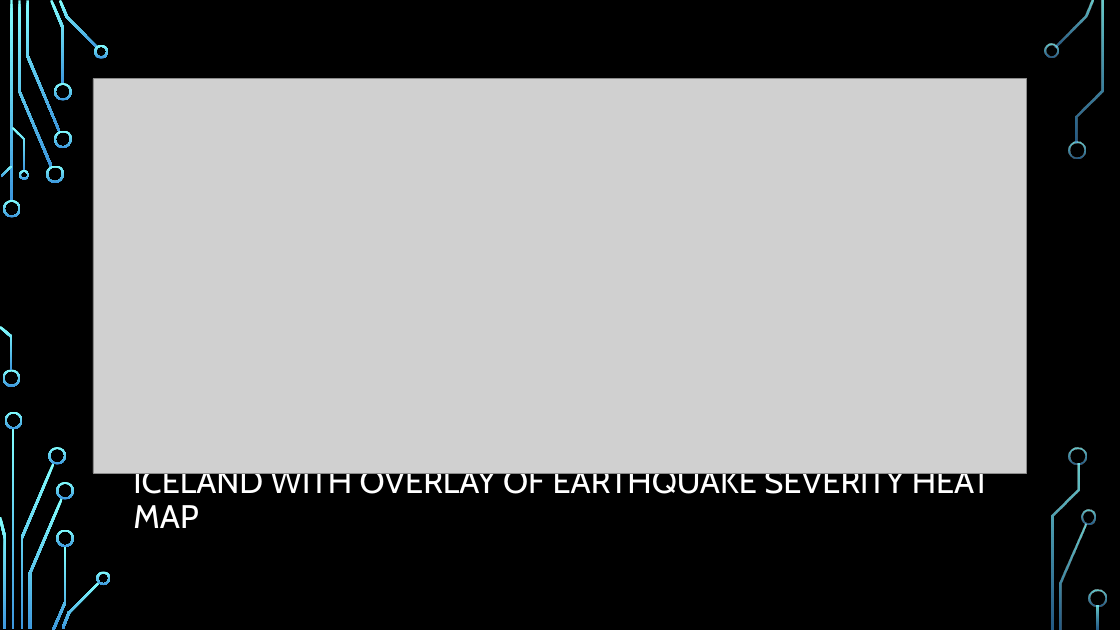
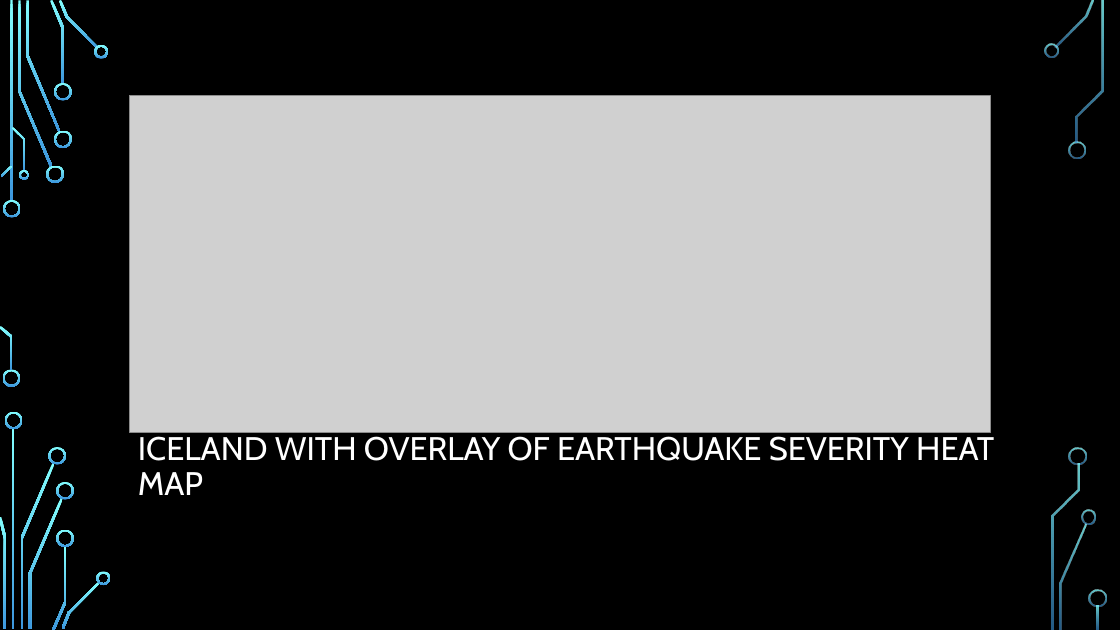
Before and after one commit to kennknisley/project-one-back, a slide deck: slide 5 of Iceland_presentation.pptx. Drawn at 1120x630 pixels with LibreOffice and Linux fonts; fonts in the diff are those of the drawing; grey boxes stand for pictures; background and template pictures are left out. Boxes give left, top, right and bottom in pixels: in the first picture for what was removed or moved away, otherwise in the second. Text is boxed around its words. In the diff, an @@ line names an element or a change of style, - is before the commit and + after.

```diff
--- a/Iceland_presentation.pptx
+++ b/Iceland_presentation.pptx
@@ picture: place and size @@
-picture at [93, 79, 1028, 474]
+picture at [129, 96, 991, 433]
@@ title "ICELAND WITH OVERLAY OF EARTHQUAKE ...": place and size @@
-title "ICELAND WITH OVERLAY OF EARTHQUAKE ..." at [133, 466, 990, 528]
+title "ICELAND WITH OVERLAY OF EARTHQUAKE ..." at [138, 436, 994, 495]
```
Also in this commit, not shown: 5 other slides changed, 4 slides added, 2 slides removed, 7 other files.
